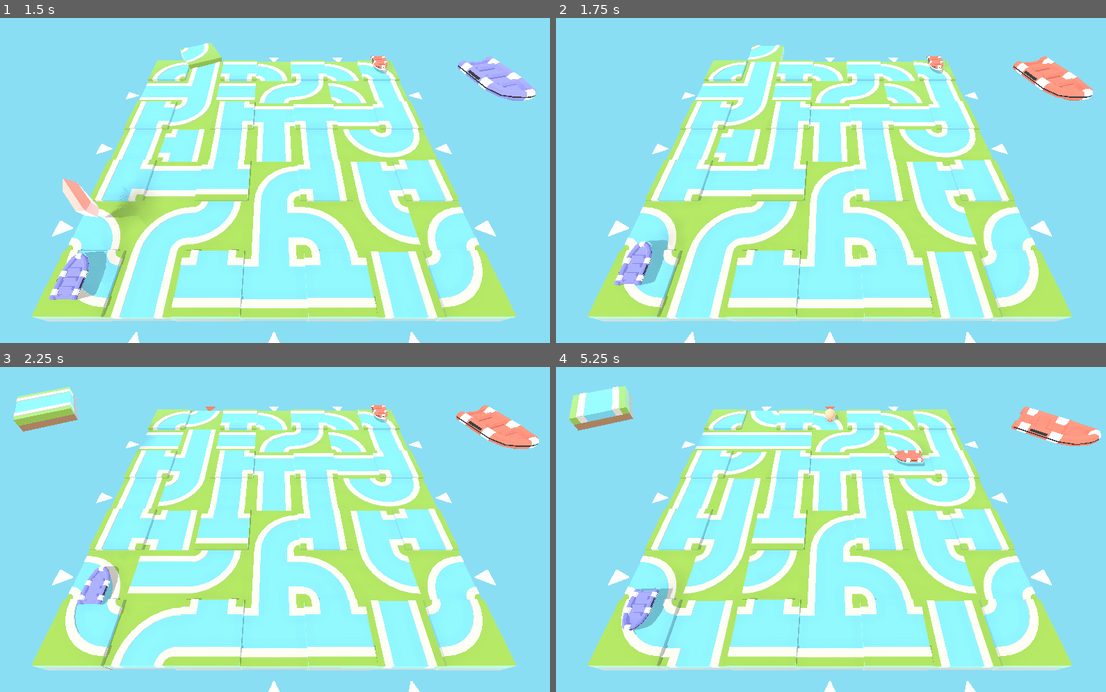
Above: before the commit, frames 1-4 (two rows, left to right).
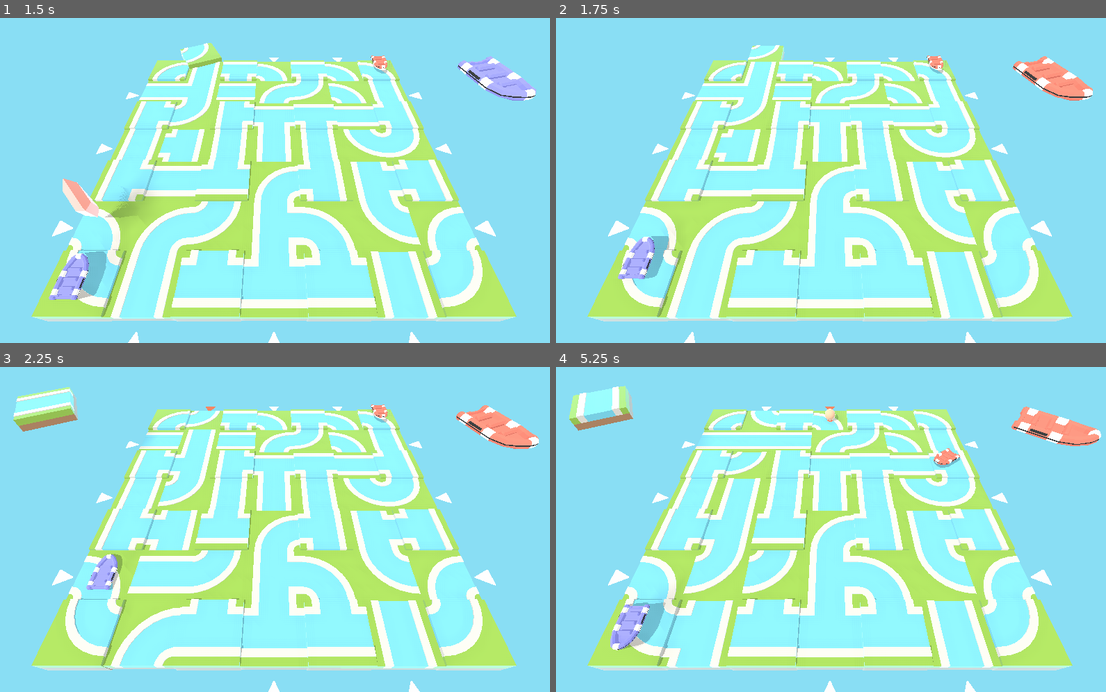
Above: after the commit, the same moments.

Repository: arran-nz/RapidRescue
Game: Godot game, scene res://Game_3D.tscn
The game is run twice, just before and just after one commit, with the same random seed, the same clock (stepped at 60 frames per second) and the same inputs.
Inputs (mouse positions are in pixels of both pictures, inside the frame that each line leads up to):
- Up to frame 1 (1.5 s): click "New Game" at 0.5 s; tap Enter (ui_accept) at 1.25 s; move the mouse to (247, 245) at 1.27 s; hold Up (ui_up) from 1.28 s (still down); tap R (rotate_hand) at 1.35 s; click (247, 245) at 1.42 s
- Up to frame 2 (1.75 s): keep holding Up (ui_up); tap Enter (ui_accept) at 1.52 s
- Up to frame 3 (2.25 s): keep holding Up (ui_up); move the mouse to (440, 578) at 2.02 s; tap R (rotate_hand) at 2.1 s
- Up to frame 4 (5.25 s): tap Enter (ui_accept) at 2.27, 3.77, 4.52 s; move the mouse to (660, 480) at 2.77 s; release Up (ui_up) at 2.78 s; hold Left (ui_left) 2.78-4.28 s; tap R (rotate_hand) every 0.75 s from 2.85 to 5.1 s; move the mouse to (858, 529) at 3.52 s; click (858, 529) at 3.67 s; move the mouse to (748, 448) at 4.27 s; hold Down (ui_down) 4.28-5.03 s; move the mouse to (952, 513) at 5.02 s; hold Right (ui_right) from 5.03 s (still down)

Frame 1 is identical in both runs. In frame 2, 0.5% of the frame differs, in the area x 10-21%, y 67-83%; in frame 3, 0.6%; in frame 4, 1.4%, in the area x 9-74%, y 25-88%.

Commit message:
Consistent Actor travel speed

Diff:
--- a/MoveMaze/Scripts/Board/Actor.gd
+++ b/MoveMaze/Scripts/Board/Actor.gd
@@ -2,7 +2,7 @@
 
 extends Spatial
 
-const _TRAVEL_TIME = 1.0
+const _TRAVEL_TIME = 0.7
 const _ROTATION_PROGRESS = 0.4
 
 const ACTOR_TEXTURE = {
--- a/MoveMaze/Scripts/Board/Route_Finder.gd
+++ b/MoveMaze/Scripts/Board/Route_Finder.gd
@@ -5,7 +5,7 @@
 const DIRECTION = preload('res://Scripts/Board/Definitions.gd').PathData.DIRECTION
 var get_path
 
-const SIMPLIFY_ROUTE = true
+const SIMPLIFY_ROUTE = false
 
 func _init(get_path):
 	self.get_path = get_path
